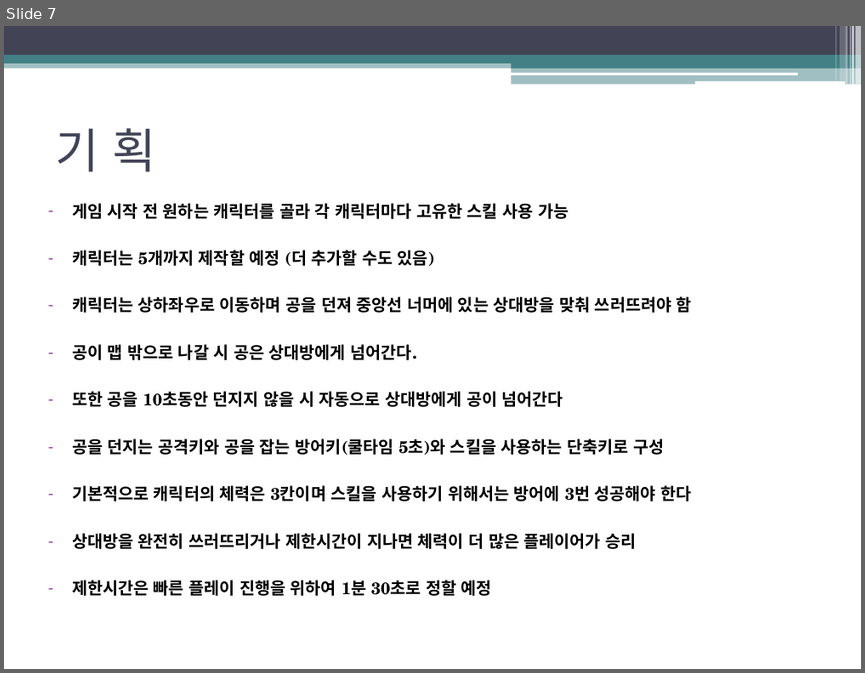
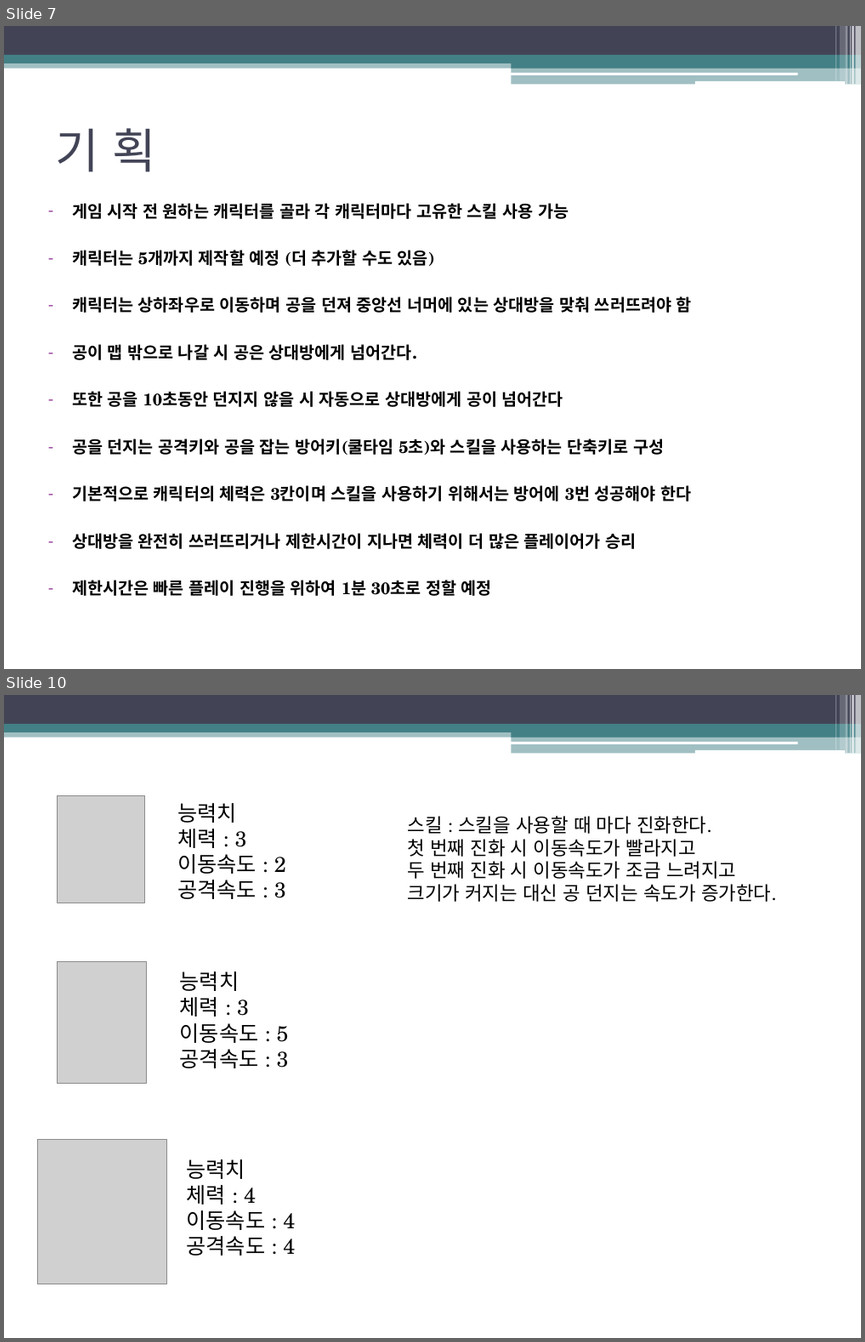
Before and after one commit to dionme2622/2DGP-Term-Project, a slide deck: 2D 게임프로그래밍 1차프로젝트.pptx. Shown one above the other, each under a label of ours: slide 7 before the commit, slides 7 and 10 after it; the slides between them are not shown. The pictures are 865x673 and 865x1342 pixels, drawn with LibreOffice and Linux fonts; fonts in the diff are those of the drawing; grey boxes stand for pictures. Boxes give left, top, right and bottom in pixels: in the first picture for what was removed or moved away, otherwise in the second. Text is boxed around its words. In the diff, an @@ line names an element or a change of style, - is before the commit and + after.

```diff
--- a/2D 게임프로그래밍 1차프로젝트.pptx
+++ b/2D 게임프로그래밍 1차프로젝트.pptx
@@ slide 10 added at [4,695,861,1338], background #FFFFFF; not listed: 13 template elements that a slide beside it also shows @@
@@ picture added at [57,795,144,902] @@
@@ text added at [177,803,286,899], 18 pt, text #000000 @@
+능력치
+체력 : 3
+이동속도 : 2
+공격속도 : 3
@@ text added at [408,816,777,902], 16 pt, text #000000 @@
+스킬 : 스킬을 사용할 때 마다 진화한다.
+첫 번째 진화 시 이동속도가 빨라지고
+두 번째 진화 시 이동속도가 조금 느려지고
+크기가 커지는 대신 공 던지는 속도가 증가한다.
@@ picture added at [57,961,146,1083] @@
@@ text added at [180,971,289,1068], 18 pt, text #000000 @@
+능력치
+체력 : 3
+이동속도 : 5
+공격속도 : 3
@@ picture added at [37,1140,167,1285] @@
@@ text added at [187,1159,295,1255], 18 pt, text #000000 @@
+능력치
+체력 : 4
+이동속도 : 4
+공격속도 : 4
```
Also in this commit, not shown: 2 other slides added.
